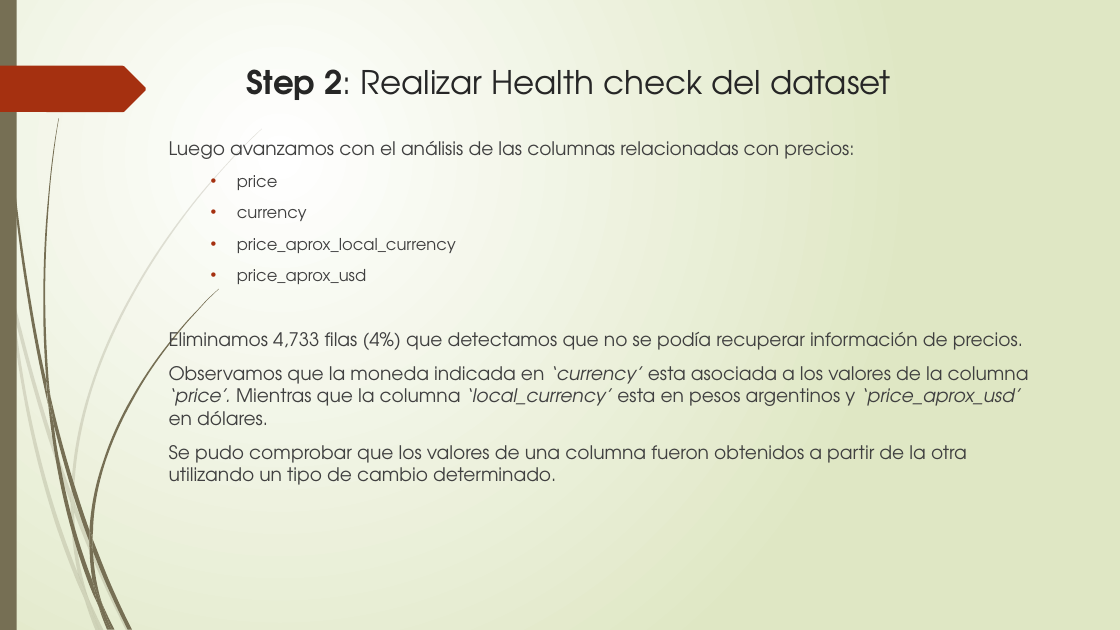
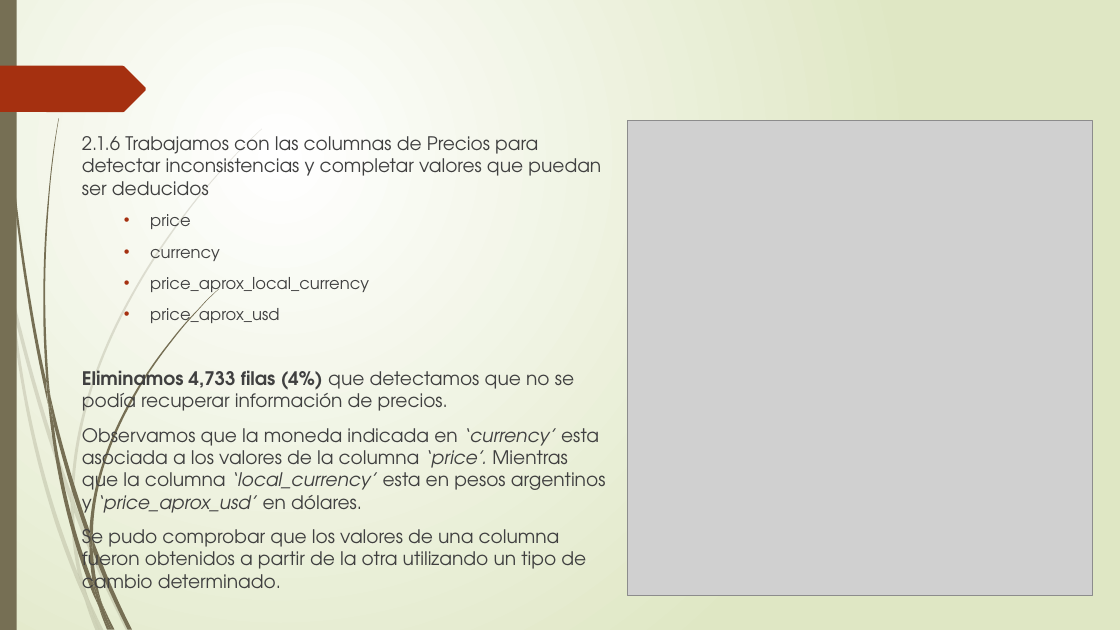
Before and after one commit to gfairhurst/Digitalhouse-Desafio-1, a slide deck: slide 6 of Desafio 1 - Presentacion Grupo 6.pptx. Drawn at 1120x630 pixels with LibreOffice and Linux fonts; fonts in the diff are those of the drawing; grey boxes stand for pictures. Boxes give left, top, right and bottom in pixels: in the first picture for what was removed or moved away, otherwise in the second. Text is boxed around its words. In the diff, an @@ line names an element or a change of style, - is before the commit and + after.

```diff
--- a/Desafio 1 - Presentacion Grupo 6.pptx
+++ b/Desafio 1 - Presentacion Grupo 6.pptx
@@ title removed at <box>247,69,891,100</box> @@
-Step 2: Realizar Health check del dataset
@@ text "2.1.6 Trabajamos con las columnas ...": place and size @@
-text "2.1.6 Trabajamos con las columnas ..." at <box>169,141,1029,485</box>
+text "2.1.6 Trabajamos con las columnas ..." at <box>82,136,606,596</box>
@@ text at <box>82,136,601,195</box>: text changed @@
-Luego avanzamos con el análisis de las columnas relacionadas con precios:
+2.1.6 Trabajamos con las columnas de Precios para detectar inconsistencias y completar valores que puedan ser deducidos
@@ picture added at <box>628,121,1093,597</box> @@
@@ text at <box>82,365,574,416</box>: bold on in "Eliminamos 4,733 filas (4%)" @@
```
Also in this commit, not shown: 2 other slides changed, 6 slides added, 3 slides removed, 1 other file.
